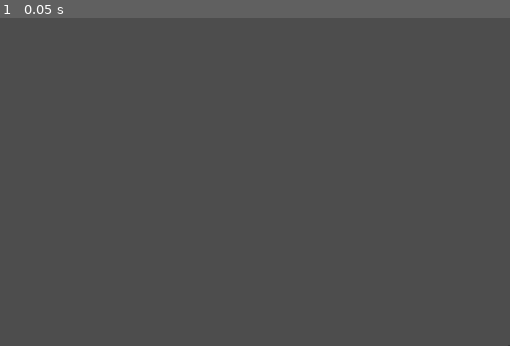
Above: before the commit, frame 1.
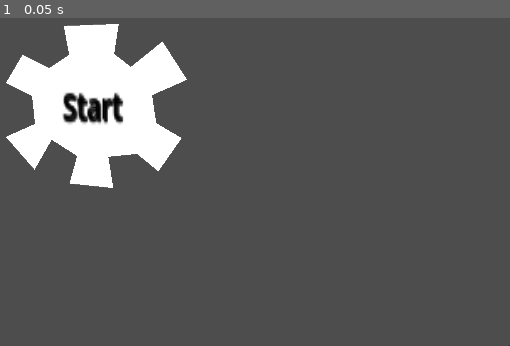
Above: after the commit, the same moment.

Repository: enderpyy/machina
Game: Godot game, scene res://scenes/root.tscn
Same seed, same stepped clock (60 frames per second), same inputs: the game is played once before the commit and once after it.
Inputs:
- Up to frame 1 (0.05 s): no input

The runs differ from the first frame. In frame 1, 10% of the frame differs, in the area x 1-37%, y 1-52%.

Commit message:
start menu and mouse dampening

Diff:
--- /dev/null
+++ b/machina/button/button.gd
@@ -0,0 +1,2 @@
+extends Polygon2D
+signal pressed
--- /dev/null
+++ b/machina/button/button.tscn
@@ -0,0 +1,9 @@
+[gd_scene load_steps=2 format=3 uid="uid://cda4xo7i8cfcf"]
+
+[ext_resource type="Script" uid="uid://dcfap8ah53sa" path="res://button/button_logic.gd" id="1_r04n3"]
+
+[node name="Polygon2D" type="Polygon2D"]
+polygon = PackedVector2Array(212, -3.33334, 514, 49, 420, 239, 66, 40)
+
+[node name="logic" type="Node2D" parent="."]
+script = ExtResource("1_r04n3")
--- /dev/null
+++ b/machina/button/button_logic.gd
@@ -0,0 +1,30 @@
+extends Node2D
+'''
+Logic for button
+NO transforms on polygon allowed besides Position
+
+calls button_pressed in parent and attaches self
+'''
+
+@onready var poly := owner
+var mouse_down:=false
+
+signal pressed
+
+func _process(_d):
+	#var points: PackedVector2Array = []
+	#var trans = poly.global_transform
+	#for p in poly.polygon:
+		#points.append(trans.basis_xform(p))
+
+	if Geometry2D.is_point_in_polygon(globals.mpos - poly.global_transform.origin, poly.polygon):
+	#if Geometry2D.is_point_in_polygon(globals.mpos, points):
+		if Input.is_action_just_pressed("left_click"):
+			mouse_down = true
+			call_parent()
+		if Input.is_action_just_released("left_click"):
+			mouse_down = false
+			call_parent()
+
+func call_parent():
+	poly.get_parent().button_pressed(self)
--- a/machina/scenes/main_menu.tscn
+++ b/machina/scenes/main_menu.tscn
@@ -1,36 +1,67 @@
-[gd_scene load_steps=2 format=3 uid="uid://dq011oiegks74"]
+[gd_scene load_steps=6 format=3 uid="uid://dq011oiegks74"]
 
-[ext_resource type="Theme" uid="uid://bch54va3ohot2" path="res://resources/main_menu_theme.tres" id="1_06t4h"]
+[ext_resource type="Script" uid="uid://buw8qw6sp6trb" path="res://scripts/main_menu.gd" id="1_ekxnf"]
+[ext_resource type="PackedScene" uid="uid://cda4xo7i8cfcf" path="res://button/button.tscn" id="1_l6cm7"]
 
-[node name="Main Menu" type="Control"]
-layout_mode = 3
-anchors_preset = 15
-anchor_right = 1.0
-anchor_bottom = 1.0
-grow_horizontal = 2
-grow_vertical = 2
+[sub_resource type="Animation" id="Animation_ekxnf"]
+resource_name = "fade_out"
+tracks/0/type = "value"
+tracks/0/imported = false
+tracks/0/enabled = true
+tracks/0/path = NodePath(".:modulate")
+tracks/0/interp = 1
+tracks/0/loop_wrap = true
+tracks/0/keys = {
+"times": PackedFloat32Array(0, 1),
+"transitions": PackedFloat32Array(1, 1),
+"update": 0,
+"values": [Color(1, 1, 1, 1), Color(1, 1, 1, 0)]
+}
 
-[node name="VBoxContainer" type="VBoxContainer" parent="."]
-custom_minimum_size = Vector2(200, 200)
-layout_mode = 1
-anchors_preset = 8
-anchor_left = 0.5
-anchor_top = 0.5
-anchor_right = 0.5
-anchor_bottom = 0.5
-offset_left = -20.5
-offset_top = -21.5
-offset_right = 20.5
-offset_bottom = 21.5
-grow_horizontal = 2
-grow_vertical = 2
-theme = ExtResource("1_06t4h")
+[sub_resource type="Animation" id="Animation_bqqt6"]
+length = 0.001
+tracks/0/type = "value"
+tracks/0/imported = false
+tracks/0/enabled = true
+tracks/0/path = NodePath(".:modulate")
+tracks/0/interp = 1
+tracks/0/loop_wrap = true
+tracks/0/keys = {
+"times": PackedFloat32Array(0),
+"transitions": PackedFloat32Array(1),
+"update": 0,
+"values": [Color(1, 1, 1, 1)]
+}
 
-[node name="Button" type="Button" parent="VBoxContainer"]
-layout_mode = 2
-theme = ExtResource("1_06t4h")
-text = "Play"
+[sub_resource type="AnimationLibrary" id="AnimationLibrary_wu84c"]
+_data = {
+&"RESET": SubResource("Animation_bqqt6"),
+&"fade_out": SubResource("Animation_ekxnf")
+}
 
-[node name="Button2" type="Button" parent="VBoxContainer"]
-layout_mode = 2
-theme = ExtResource("1_06t4h")
+[node name="Main Menu" type="Node2D"]
+script = ExtResource("1_ekxnf")
+
+[node name="button" parent="." instance=ExtResource("1_l6cm7")]
+position = Vector2(628, 231)
+polygon = PackedVector2Array(122, 150, 186, 182, 234, 150, 221, 81, 353, 76, 342, 148, 382, 179, 458, 118, 517, 210, 433, 247, 443, 314, 504, 350, 448, 430, 397, 388, 328, 395, 340, 470, 235, 459, 253, 393, 192, 354, 151, 426, 82, 347, 152, 316, 145, 249, 82, 218)
+
+[node name="upsize" type="Node2D" parent="button"]
+position = Vector2(278, 255)
+scale = Vector2(4.03505, 6.18543)
+
+[node name="Label" type="Label" parent="button/upsize"]
+offset_left = -15.3653
+offset_top = -8.73019
+offset_right = 164.635
+offset_bottom = 123.27
+theme_override_colors/font_color = Color(0, 0, 0, 1)
+theme_override_colors/font_shadow_color = Color(0, 0, 0, 1)
+theme_override_font_sizes/font_size = 15
+text = "Start"
+metadata/_edit_use_anchors_ = true
+
+[node name="AnimationPlayer" type="AnimationPlayer" parent="."]
+libraries = {
+&"": SubResource("AnimationLibrary_wu84c")
+}
--- a/machina/scenes/root.tscn
+++ b/machina/scenes/root.tscn
@@ -1,9 +1,13 @@
-[gd_scene load_steps=3 format=3 uid="uid://cwi33bifrml4c"]
+[gd_scene load_steps=4 format=3 uid="uid://cwi33bifrml4c"]
 
 [ext_resource type="Script" uid="uid://bjuelc3l70kh8" path="res://scripts/root.gd" id="1_j5px3"]
 [ext_resource type="PackedScene" uid="uid://bvjv2djhp1wx8" path="res://scenes/mouse.tscn" id="2_twpsu"]
+[ext_resource type="PackedScene" uid="uid://dq011oiegks74" path="res://scenes/main_menu.tscn" id="3_lrqlo"]
 
 [node name="root" type="Node2D"]
 script = ExtResource("1_j5px3")
 
 [node name="mouse" parent="." instance=ExtResource("2_twpsu")]
+z_index = 1
+
+[node name="Main Menu" parent="." instance=ExtResource("3_lrqlo")]
--- /dev/null
+++ b/machina/scripts/main_menu.gd
@@ -0,0 +1,16 @@
+extends Node2D
+
+@onready var anim := $AnimationPlayer
+
+signal game_start
+
+func button_pressed(a):
+	if a.mouse_down:
+		fade_out()
+
+func fade_out():
+	var play_time = 0.2
+	anim.play('fade_out', -1, 1/play_time)
+	await anim.animation_finished
+	game_start.emit()
+	queue_free()
--- a/machina/scripts/root.gd
+++ b/machina/scripts/root.gd
@@ -4,9 +4,13 @@
 @onready var resolution := get_viewport().get_visible_rect().size
 @onready var center := resolution / 2
 @onready var mouse_delta := Vector2.ZERO # filled by _input function here
-@export var mouse_slippery := 1
+
+@export var mouse_slippery := 1.0 # 1 for no slip, 2 to 150 for varying slip
+@export var mouse_damping := 1.0 # 1.0 is no damping, decrease for more damping. multiplied into the mouse velocity every frame
+
 var mouse_trapped:bool = true
 var mouse_velocity := Vector2.ZERO
+
 
 func _ready():
 	Engine.max_fps = 60
@@ -14,6 +18,11 @@
 	# INIT MOUSE POSITIONS
 	mouse.position = center
 	globals.mpos = center
+
+	await $"Main Menu".game_start
+	mouse_slippery = 150
+	mouse_damping = 0.94
+
 func confine_mouse():
 	if globals.mpos.x > resolution.x: globals.mpos.x = resolution.x
 	if globals.mpos.x < 0: globals.mpos.x = 0
@@ -31,11 +40,11 @@
 			mouse.position = globals.mpos # update position
 			mouse_velocity = Vector2.ZERO
 		else:
-			mouse_velocity += mouse_delta
+			mouse_velocity += mouse_delta / mouse_slippery
+			mouse_velocity *= mouse_damping
 			globals.mpos += mouse_velocity
 			confine_mouse()
 			mouse.position = globals.mpos
-			mouse_velocity *= mouse_slippery
 
 		if Input.is_action_just_pressed("esc"):
 			Input.set_mouse_mode(Input.MOUSE_MODE_VISIBLE)
Not shown, added: machina/button/button.gd.uid
Not shown, added: machina/button/button_logic.gd.uid
Not shown, added: machina/scripts/main_menu.gd.uid
